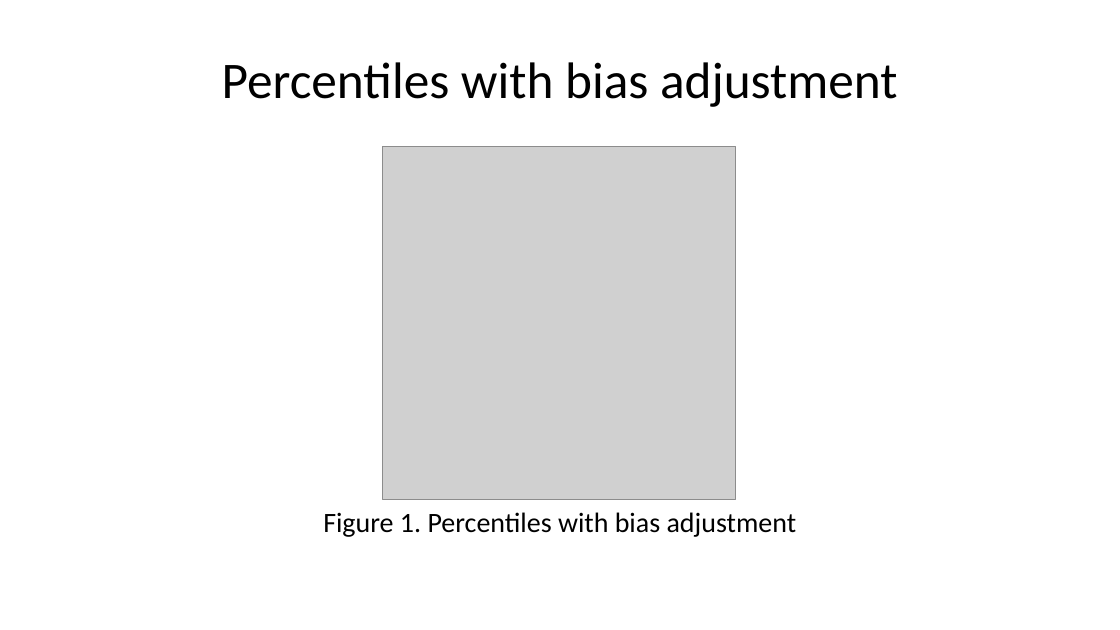
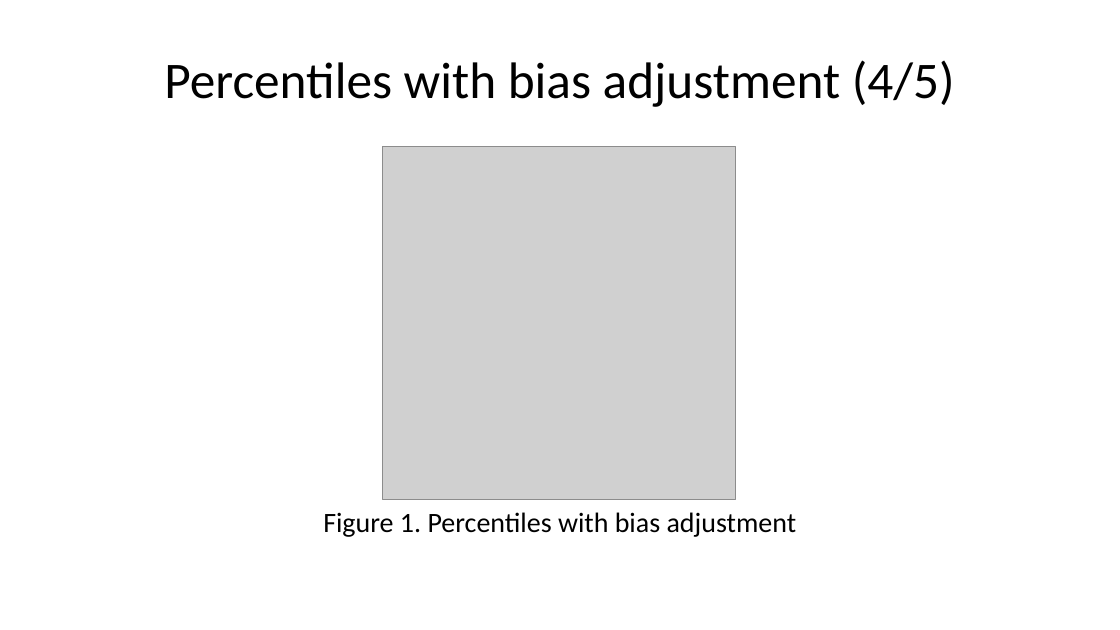
Before and after one commit to pmean/papers-and-presentations, a slide deck: slide 38 of bootstrap/src/bootstrap-slides.pptx (slide 32 before the commit). Drawn at 1120x630 pixels with LibreOffice and Linux fonts; fonts in the diff are those of the drawing; grey boxes stand for pictures. Boxes give left, top, right and bottom in pixels: in the first picture for what was removed or moved away, otherwise in the second. Text is boxed around its words. In the diff, an @@ line names an element or a change of style, - is before the commit and + after.

```diff
--- a/bootstrap/src/bootstrap-slides.pptx
+++ b/bootstrap/src/bootstrap-slides.pptx
@@ title at box(164, 60, 955, 107): text changed @@
-Percentiles with bias adjustment
+Percentiles with bias adjustment (4/5)
```
Also in this commit, not shown: 12 other slides changed, 7 slides added, 7 other files.
